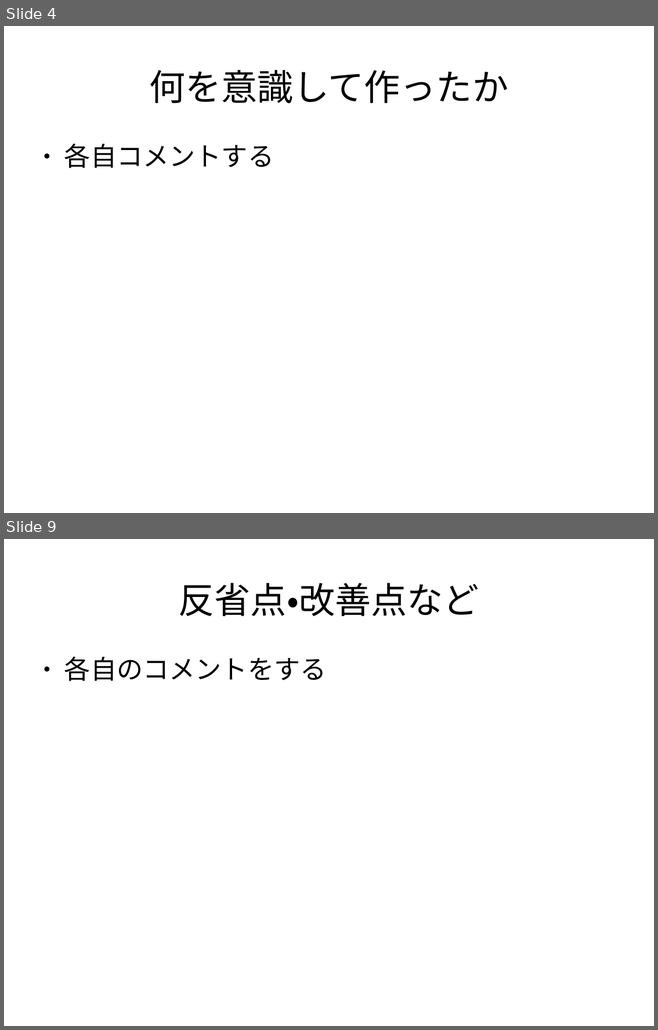
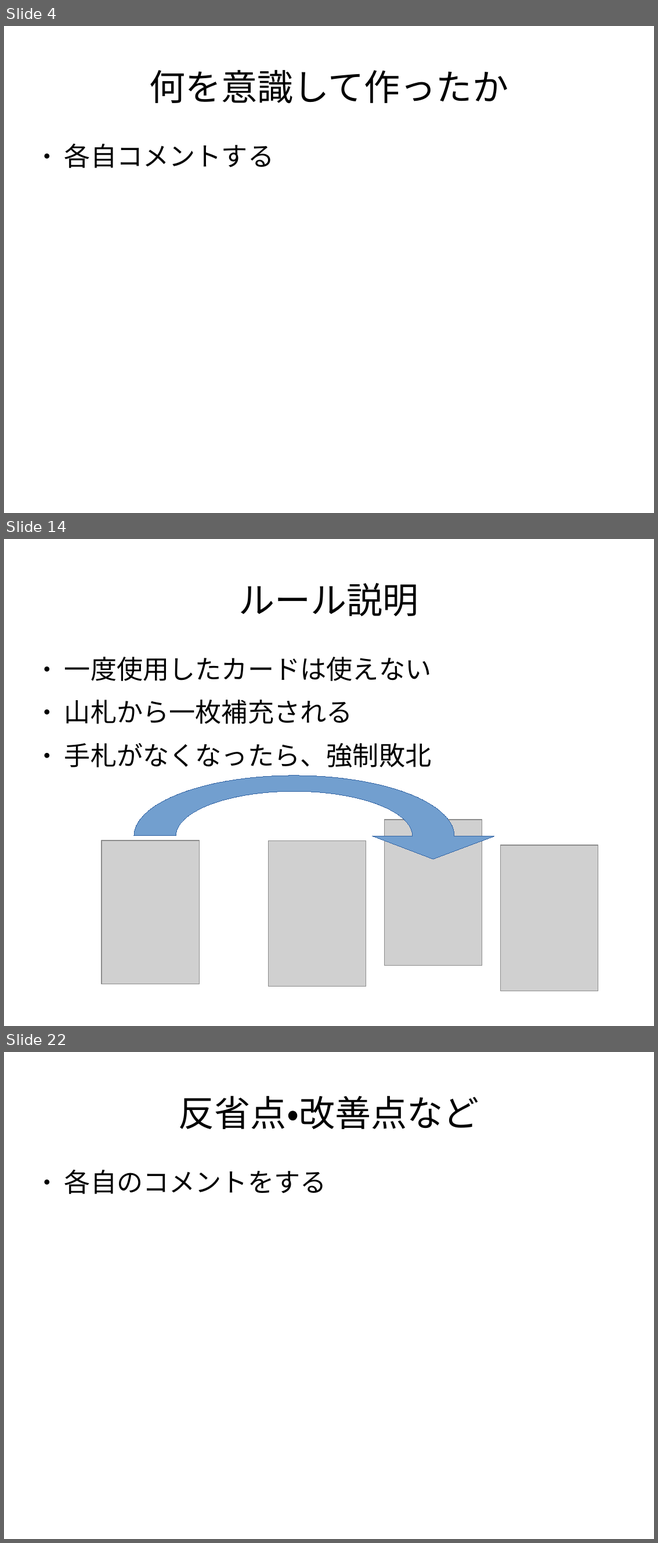
Before and after one commit to Hideya09/Casino, a slide deck: プレゼン資料/ゲーム制作発表.odp. Shown one above the other, each under a label of ours: slides 4 and 9 before the commit, slides 4, 14 and 22 after it; the slides between them are not shown. The pictures are 658x1030 and 658x1543 pixels, drawn with LibreOffice and Linux fonts; fonts in the diff are those of the drawing; grey boxes stand for pictures. Boxes give left, top, right and bottom in pixels: in the first picture for what was removed or moved away, otherwise in the second. Text is boxed around its words. In the diff, an @@ line names an element or a change of style, - is before the commit and + after.

```diff
--- a/プレゼン資料/ゲーム制作発表.odp
+++ b/プレゼン資料/ゲーム制作発表.odp
@@ slide 14 added at [4, 539, 654, 1026], background #FFFFFF @@
@@ title added at [239, 583, 419, 616], 44 pt, text #000000 @@
+ルール説明
@@ text added at [64, 657, 431, 768], 32 pt, text #000000 @@
+● 一度使用したカードは使えない
+● 山札から一枚補充される
+● 手札がなくなったら、強制敗北
@@ freeform shape added at [134, 776, 453, 897], fill #729FCF, outline #3465A4 0 pt @@
@@ picture added at [385, 820, 482, 966] @@
@@ picture added at [101, 841, 199, 984] @@
@@ picture added at [268, 841, 366, 987] @@
@@ picture added at [501, 845, 598, 992] @@
@@ what was slide 9 is now slide 22 @@
```
Also in this commit, not shown: 5 slides changed, 14 other slides added, 2 slides removed.
